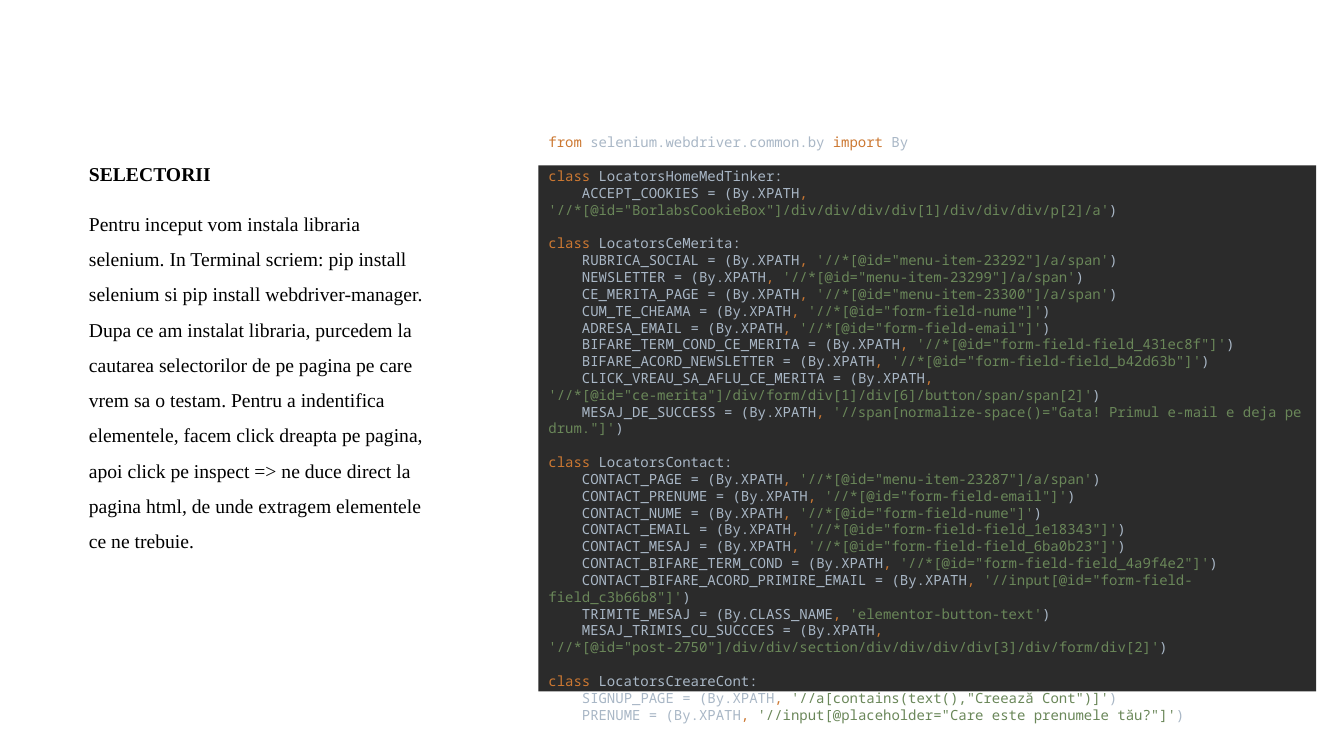
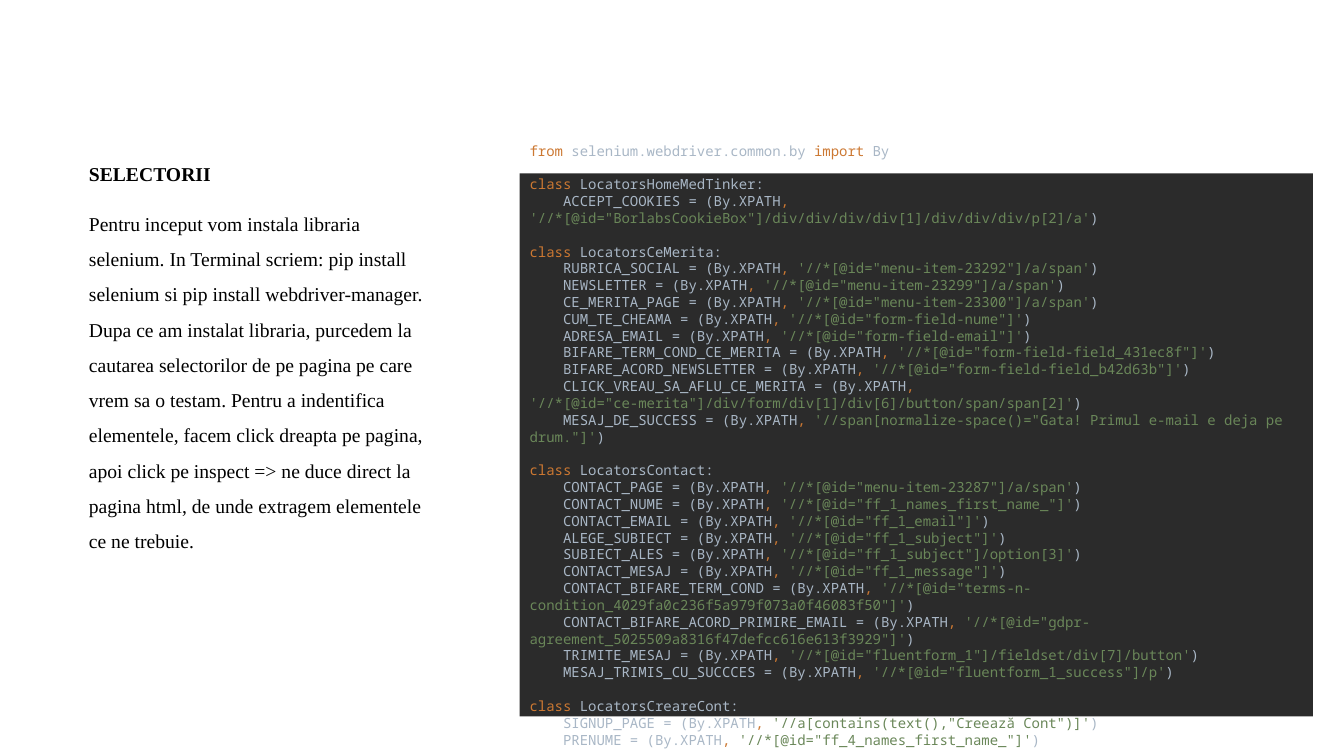
Before and after one commit to godavid128/Test_Website_medtinker, a slide deck: slide 6 of TEST WEBSITE MEDTINKER _GORODETCHI DAVID_27.05.2023.pptx. Drawn at 1344x756 pixels with LibreOffice and Linux fonts; fonts in the diff are those of the drawing; background and template pictures are left out. Boxes give left, top, right and bottom in pixels: in the first picture for what was removed or moved away, otherwise in the second. Text is boxed around its words. In the diff, an @@ line names an element or a change of style, - is before the commit and + after.

```diff
--- a/TEST WEBSITE MEDTINKER _GORODETCHI DAVID_27.05.2023.pptx
+++ b/TEST WEBSITE MEDTINKER _GORODETCHI DAVID_27.05.2023.pptx
@@ text "from selenium.webdriver.common.by import By": place and size @@
-text "from selenium.webdriver.common.by import By" at [538,160,1317,697]
+text "from selenium.webdriver.common.by import By" at [519,168,1313,722]
@@ text at [530,178,1283,731]: text changed @@
-from selenium.webdriver.common.by import By
-class LocatorsHomeMedTinker:
-ACCEPT_COOKIES = (By.XPATH, '//*[@id="BorlabsCookieBox"]/div/div/div/div[1]/div/div/div/p[2]/a')
-class LocatorsCeMerita:
-RUBRICA_SOCIAL = (By.XPATH, '//*[@id="menu-item-23292"]/a/span')
-NEWSLETTER = (By.XPATH, '//*[@id="menu-item-23299"]/a/span')
-CE_MERITA_PAGE = (By.XPATH, '//*[@id="menu-item-23300"]/a/span')
-CUM_TE_CHEAMA = (By.XPATH, '//*[@id="form-field-nume"]')
-ADRESA_EMAIL = (By.XPATH, '//*[@id="form-field-email"]')
-BIFARE_TERM_COND_CE_MERITA = (By.XPATH, '//*[@id="form-field-field_431ec8f"]')
-BIFARE_ACORD_NEWSLETTER = (By.XPATH, '//*[@id="form-field-field_b42d63b"]')
-CLICK_VREAU_SA_AFLU_CE_MERITA = (By.XPATH, '//*[@id="ce-merita"]/div/form/div[1]/div[6]/button/span/span[2]')
-MESAJ_DE_SUCCESS = (By.XPATH, '//span[normalize-space()="Gata! Primul e-mail e deja pe drum."]')
-class LocatorsContact:
-CONTACT_PAGE = (By.XPATH, '//*[@id="menu-item-23287"]/a/span')
-CONTACT_PRENUME = (By.XPATH, '//*[@id="form-field-email"]')
-CONTACT_NUME = (By.XPATH, '//*[@id="form-field-nume"]')
-CONTACT_EMAIL = (By.XPATH, '//*[@id="form-field-field_1e18343"]')
-CONTACT_MESAJ = (By.XPATH, '//*[@id="form-field-field_6ba0b23"]')
-CONTACT_BIFARE_TERM_COND = (By.XPATH, '//*[@id="form-field-field_4a9f4e2"]')
-CONTACT_BIFARE_ACORD_PRIMIRE_EMAIL = (By.XPATH, '//input[@id="form-field-field_c3b66b8"]')
-TRIMITE_MESAJ = (By.CLASS_NAME, 'elementor-button-text')
-MESAJ_TRIMIS_CU_SUCCCES = (By.XPATH, '//*[@id="post-2750"]/div/div/section/div/div/div/div[3]/div/form/div[2]')
-class LocatorsCreareCont:
-SIGNUP_PAGE = (By.XPATH, '//a[contains(text(),"Creează Cont")]')
-PRENUME = (By.XPATH, '//input[@placeholder="Care este prenumele tău?"]')
+from selenium.webdriver.common.by import By
+class LocatorsHomeMedTinker:
+ACCEPT_COOKIES = (By.XPATH, '//*[@id="BorlabsCookieBox"]/div/div/div/div[1]/div/div/div/p[2]/a')
+class LocatorsCeMerita:
+RUBRICA_SOCIAL = (By.XPATH, '//*[@id="menu-item-23292"]/a/span')
+NEWSLETTER = (By.XPATH, '//*[@id="menu-item-23299"]/a/span')
+CE_MERITA_PAGE = (By.XPATH, '//*[@id="menu-item-23300"]/a/span')
+CUM_TE_CHEAMA = (By.XPATH, '//*[@id="form-field-nume"]')
+ADRESA_EMAIL = (By.XPATH, '//*[@id="form-field-email"]')
+BIFARE_TERM_COND_CE_MERITA = (By.XPATH, '//*[@id="form-field-field_431ec8f"]')
+BIFARE_ACORD_NEWSLETTER = (By.XPATH, '//*[@id="form-field-field_b42d63b"]')
+CLICK_VREAU_SA_AFLU_CE_MERITA = (By.XPATH, '//*[@id="ce-merita"]/div/form/div[1]/div[6]/button/span/span[2]')
+MESAJ_DE_SUCCESS = (By.XPATH, '//span[normalize-space()="Gata! Primul e-mail e deja pe drum."]')
+class LocatorsContact:
+CONTACT_PAGE = (By.XPATH, '//*[@id="menu-item-23287"]/a/span')
+CONTACT_NUME = (By.XPATH, '//*[@id="ff_1_names_first_name_"]')
+CONTACT_EMAIL = (By.XPATH, '//*[@id="ff_1_email"]')
+ALEGE_SUBIECT = (By.XPATH, '//*[@id="ff_1_subject"]')
+SUBIECT_ALES = (By.XPATH, '//*[@id="ff_1_subject"]/option[3]')
+CONTACT_MESAJ = (By.XPATH, '//*[@id="ff_1_message"]')
+CONTACT_BIFARE_TERM_COND = (By.XPATH, '//*[@id="terms-n-condition_4029fa0c236f5a979f073a0f46083f50"]')
+CONTACT_BIFARE_ACORD_PRIMIRE_EMAIL = (By.XPATH, '//*[@id="gdpr-agreement_5025509a8316f47defcc616e613f3929"]')
+TRIMITE_MESAJ = (By.XPATH, '//*[@id="fluentform_1"]/fieldset/div[7]/button')
+MESAJ_TRIMIS_CU_SUCCCES = (By.XPATH, '//*[@id="fluentform_1_success"]/p')
+class LocatorsCreareCont:
+SIGNUP_PAGE = (By.XPATH, '//a[contains(text(),"Creează Cont")]')
+PRENUME = (By.XPATH, '//*[@id="ff_4_names_first_name_"]')
```
Also in this commit, not shown: 8 other slides changed, 7 other files.
